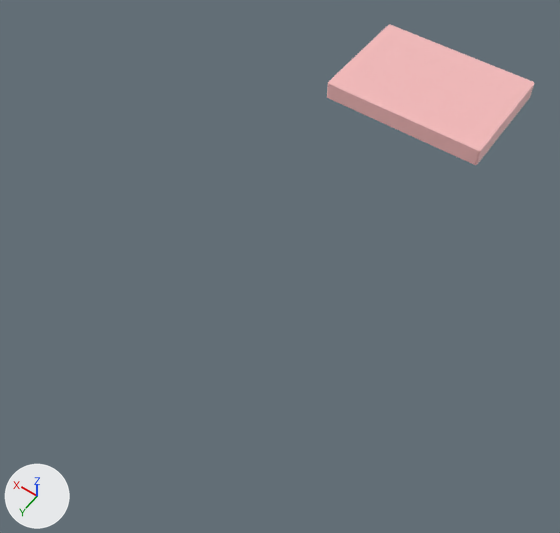
The glTF model frontend/public/models/OUTFITTING_INTERIOR__INT. FURNISHING__dbl mattress.glb, before and after one commit.
Both versions are drawn from a 50 mm lens placed at (-11.37, 4.42, 6.89), pointed at (-8.62, 0.56, 0.84). The lights are fixed; the arrows at lower left show +X, +Y and +Z. The older version comes first. Where no turn or scale is listed for an object, it has been applied to the vertices.
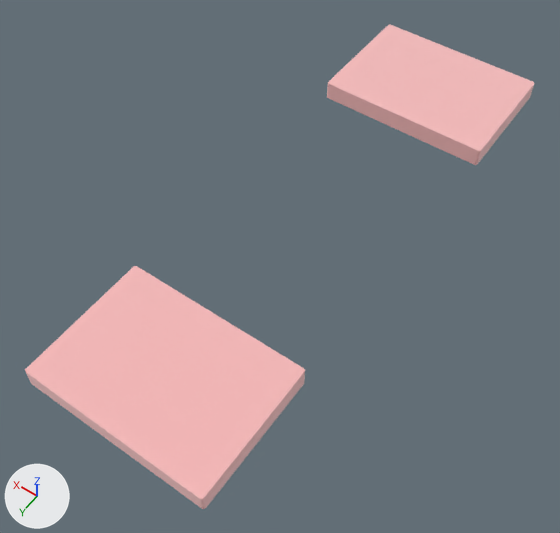
Where the newer file only moved an object's origin or applied its transform, the numbers keep the older frame.

What differs and where, as boxes (x1, y1, x2, y2) in the pictures (560 x 533 px):
'Mesh_1', added (pale pink)
    after: (25, 266, 305, 509)

The change, as a list of edits to the scene's bpy script:
```text
Add me_mesh_1:
    me_mesh_1.from_pydata(...)  # 169 vertices, 334 faces; spans x -9.63..-7.72, y 1.6..2.97, z 1.07..1.27
    me_mesh_1.materials.append(mat_material_0)  # pale pink #ffe0e0
Add ob_mesh_1:
    ob_mesh_1 = bpy.data.objects.new('Mesh_1', me_mesh_1)
    ob_mesh_1.location = (0.0, 0.0, 0.0)
```
